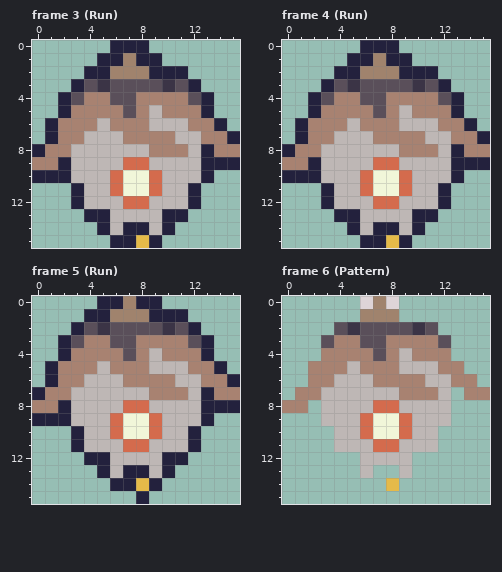
File history of a pixel-art file, Assets/Undead Survivor/Sprites/Aseprite/Enemy/enemy_specter.aseprite. Above: the version before the commit.
16x16 pixels, 14 frames. Colours within 5 levels of each other are drawn and written as one. Shown: frame 3 (Run), frame 4 (Run), frame 5 (Run), frame 6 (Pattern). The commit also changed other frames, which this record leaves out.
The same view after the edit:
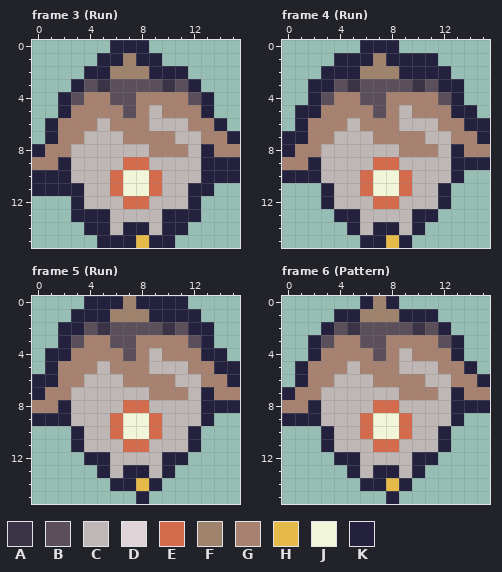
Palette (. is transparent): A #3b3446  B #5a4f5a  C #beb7b5  D #ded4d7  E #d46b4d  F #a0836d  G #a88271  H #e5ba49  J #f1f6d9  K #23213d
What changed:
--- frame 3 (Run), layer "specter_anemo"
@@ x 0..15 @@
  9 GGKCCCCEECCCCKKK
-10 KKKCCCEJJECCCK..
-11 ...KCCEJJECCK...
+10 KKKCCCEJJECCCKKK
+11 KKKKCCEJJECCKK..
 12 ...KCCCEECCCK...
-13 ....KKCCCCKK....
-14 .....KCKKCK.....
-15 ......KKHK......
+13 ...KKKCCCCKKK...
+14 ....KKCKKCKK....
+15 .....KKKHKK.....
--- frame 4 (Run), layer "specter_anemo"
@@ x 0..15 @@
  0 ......KKK.......
- 1 .....KKFKK......
- 2 ....KKFFFKKK....
- 3 ...KBABBBBABK...
+ 1 ....KKKFKKKK....
+ 2 ...KKKFFFKKKK...
+ 3 ..KKBABBBBABKK..
  4 ..KBGGBBGGGGBK..
- 5 ..KGGGGBGCGGGK..
- 6 .KGGGCGGGCCCGGK.
- 7 .KGGCCCGGGGCCGGK
+ 5 .KKGGGGBGCGGGKK.
+ 6 .KGGGCGGGCCCGGKK
+ 7 KKGGCCCGGGGCCGGK
  8 KGGCCCCCCGGGCKGG
--- frame 5 (Run), layer "specter_anemo"
@@ x 0..15 @@
- 0 .....KKFKK......
- 1 ....KKFFFKKK....
- 2 ...KBABBBBABK...
+ 0 ....KKKFKKKK....
+ 1 ...KKKFFFKKKK...
+ 2 ..KKBABBBBABKK..
  3 ..KBGGBBGGGGBK..
- 4 ..KGGGGBGCGGGK..
- 5 .KGGGCGGGCCCGGK.
- 6 .KGGCCCGGGGCCGGK
+ 4 .KKGGGGBGCGGGKK.
+ 5 .KGGGCGGGCCCGGKK
+ 6 KKGGCCCGGGGCCGGK
  7 KGGCCCCCCGGGCKGG
--- frame 6 (Pattern), layer "specter_anemo"
@@ x 0..15 @@
- 0 ......DFD.......
- 1 ......FFF.......
- 2 ....BABBBBAB....
- 3 ...BGGBBGGGGB...
- 4 ...GGGGBGCGGG...
- 5 ..GGGCGGGCCCGG..
- 6 ..GGCCCGGGGCCGG.
- 7 .GGCCCCCCGGGC.GG
- 8 GG.CCCCEECCCC...
- 9 ...CCCEJJECCC...
-10 ....CCEJJECC....
-11 ....CCCEECCC....
-12 ......CCCC......
-13 ......C..C......
-14 ........H.......
-15 ................
+ 0 ......KFK.......
+ 1 ....KKFFFKKK....
+ 2 ...KBABBBBABK...
+ 3 ..KBGGBBGGGGBK..
+ 4 ..KGGGGBGCGGGK..
+ 5 .KGGGCGGGCCCGGK.
+ 6 .KGGCCCGGGGCCGGK
+ 7 KGGCCCCCCGGGCKGG
+ 8 GGKCCCCEECCCCKKK
+ 9 KKKCCCEJJECCCK..
+10 ...KCCEJJECCK...
+11 ...KCCCEECCCK...
+12 ....KKCCCCKK....
+13 .....KCKKCK.....
+14 ......KKHK......
+15 ........K.......
Pixel boxes of the changes (left, top, right, bottom) in both pictures:
added: (162, 170, 240, 248)
added: (32, 183, 110, 248)
added: (282, 53, 347, 144)
added: (412, 53, 490, 131)
added: (32, 296, 97, 387)
added: (162, 296, 240, 374)
changed: (282, 296, 490, 504)
